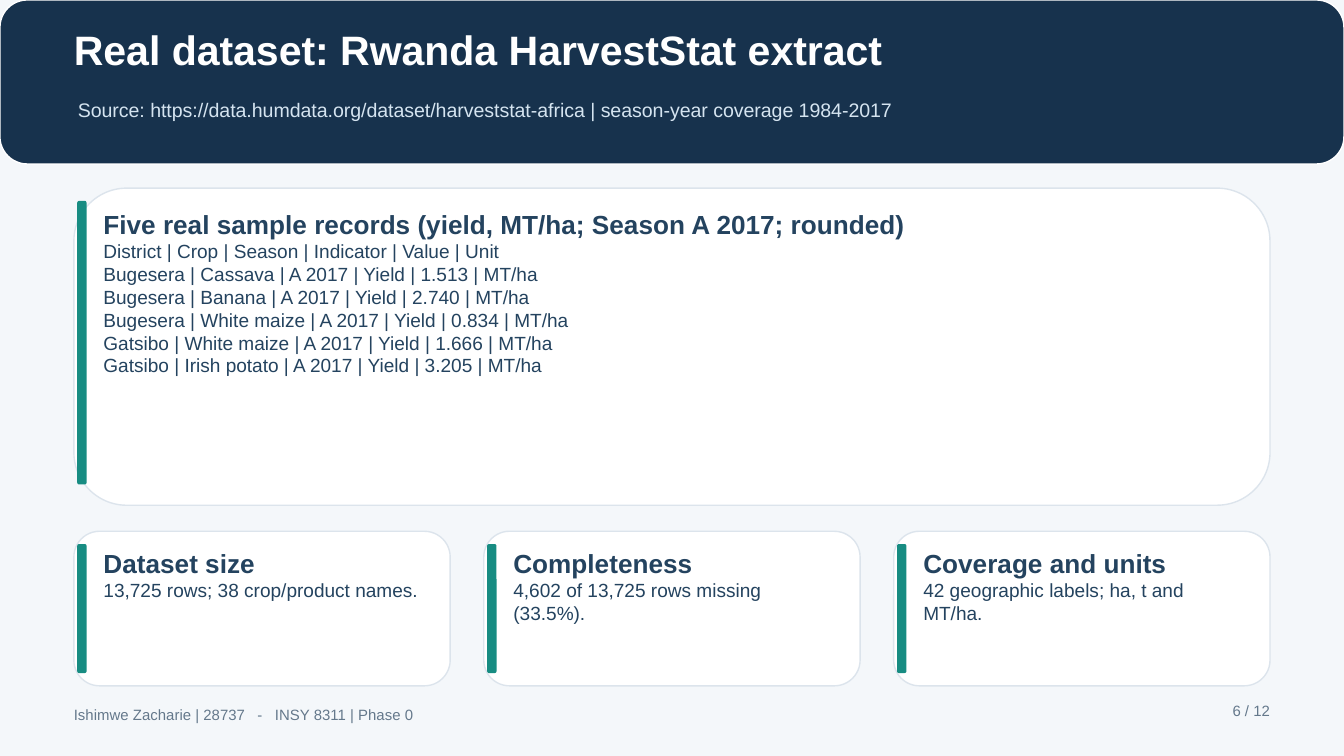
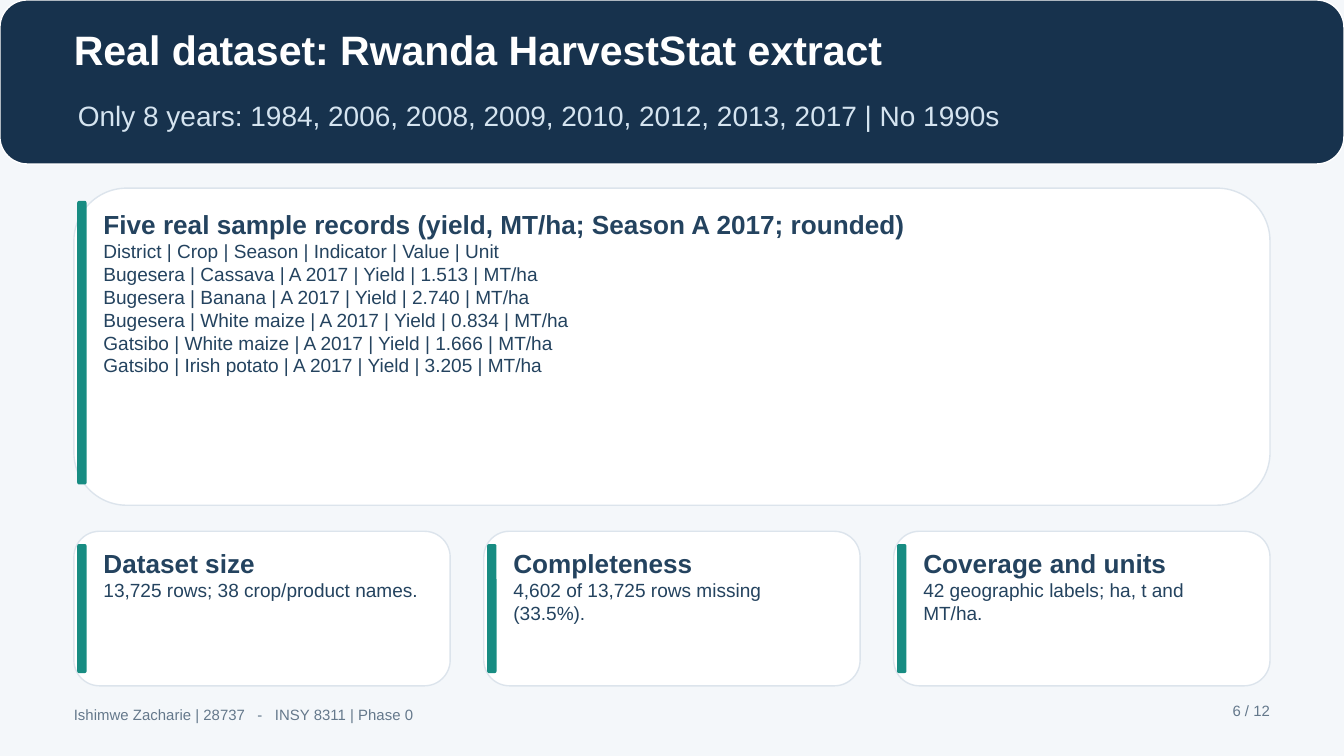
Before and after one commit to ishimwezacharie1-netizen/ishimwe_28737_agri_harvest, a slide deck: slide 6 of docs/presentation/Phase0_Presentation.pptx. Drawn at 1344x756 pixels with LibreOffice and Linux fonts; fonts in the diff are those of the drawing. Boxes give left, top, right and bottom in pixels: in the first picture for what was removed or moved away, otherwise in the second. Text is boxed around its words. In the diff, an @@ line names an element or a change of style, - is before the commit and + after.

```diff
--- a/docs/presentation/Phase0_Presentation.pptx
+++ b/docs/presentation/Phase0_Presentation.pptx
@@ text at <box>78,105,999,131</box>: text changed; size 10.5 to 15 pt @@
-Source: https://data.humdata.org/dataset/harveststat-africa | season-year coverage 1984-2017
+Only 8 years: 1984, 2006, 2008, 2009, 2010, 2012, 2013, 2017 | No 1990s
```
Also in this commit, not shown: 10 other slides changed, 6 other files.
